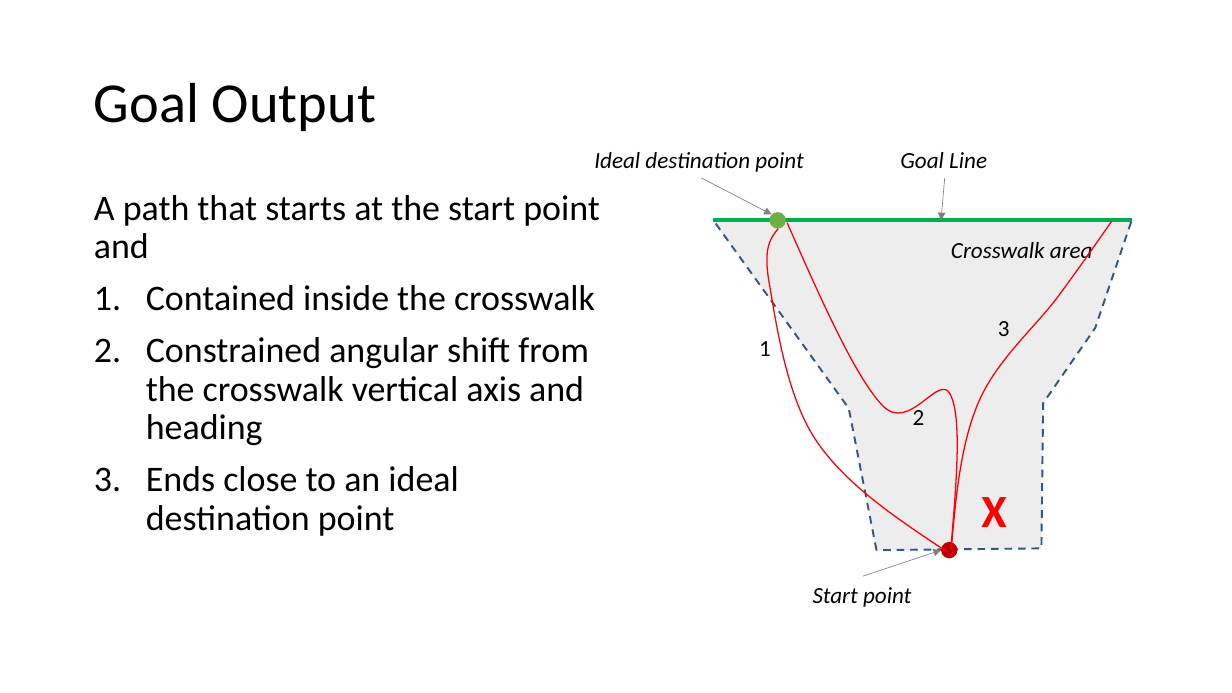
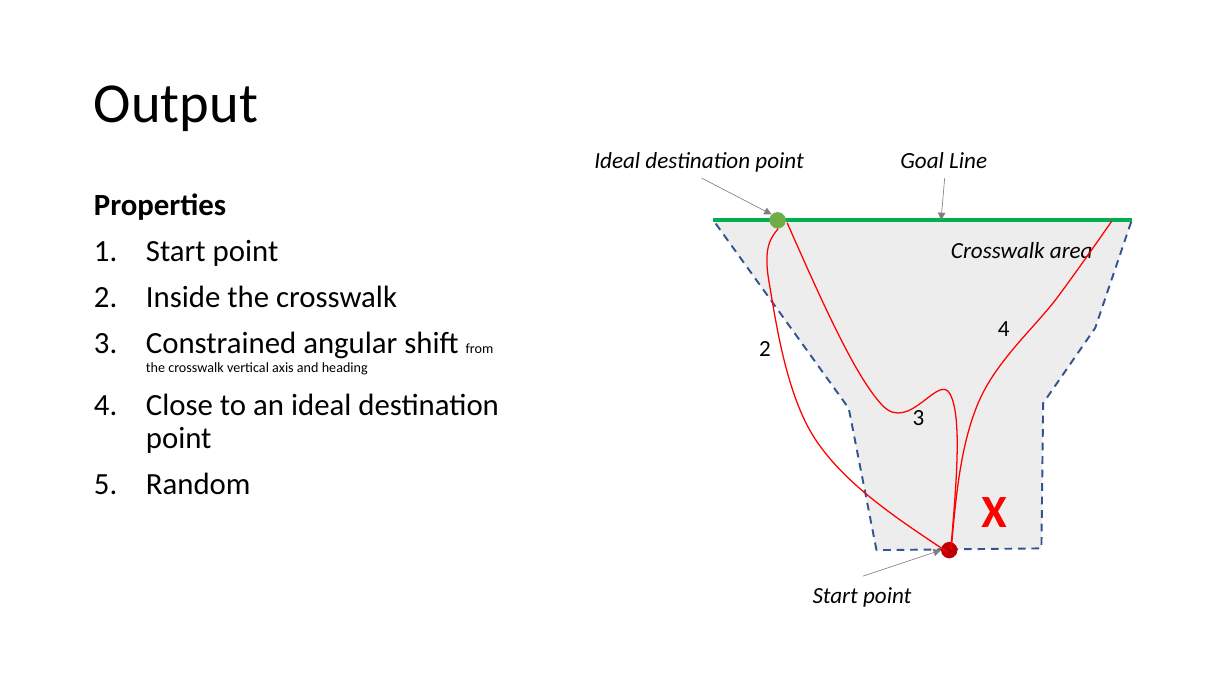
Before and after one commit to adhocmaster/carla-jaywalker-experiments, a slide deck: slide 3 of docs/Soft-Trajectory-Generation.pptx. Drawn at 1232x693 pixels with LibreOffice and Linux fonts; fonts in the diff are those of the drawing. Boxes give left, top, right and bottom in pixels: in the first picture for what was removed or moved away, otherwise in the second. Text is boxed around its words. In the diff, an @@ line names an element or a change of style, - is before the commit and + after.

Commit message:
updated

```diff
--- a/docs/Soft-Trajectory-Generation.pptx
+++ b/docs/Soft-Trajectory-Generation.pptx
@@ title at (94,85,258,131): text changed @@
-Goal Output
+Output
@@ text at (94,193,397,308): text changed; size 28 to 24 pt @@
-A path that starts at the start point and
-1. Contained inside the crosswalk
+Properties
+1. Start point
+2. Inside the crosswalk
@@ text at (998,321,1010,336): text changed @@
-3
+4
@@ text at (146,331,494,375): size 28 to 24 pt in "Constrained angular shift"; size 28 to 11 pt in "from the crosswalk vertical axis and heading" @@
@@ text at (759,341,771,356): text changed @@
-1
+2
@@ text at (146,393,499,495): text changed; size 28 to 24 pt @@
-3. Ends close to an ideal destination point
+4. Close to an ideal destination point
+5. Random
@@ text at (913,406,925,425): text changed @@
-2
+3
```
Also in this commit, not shown: 4 other slides changed, 7 slides added.
